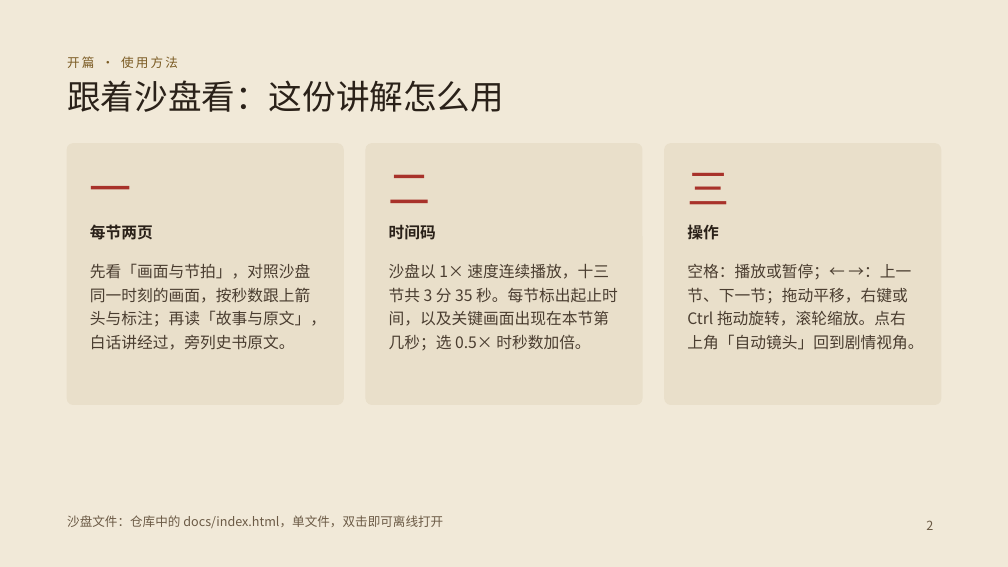
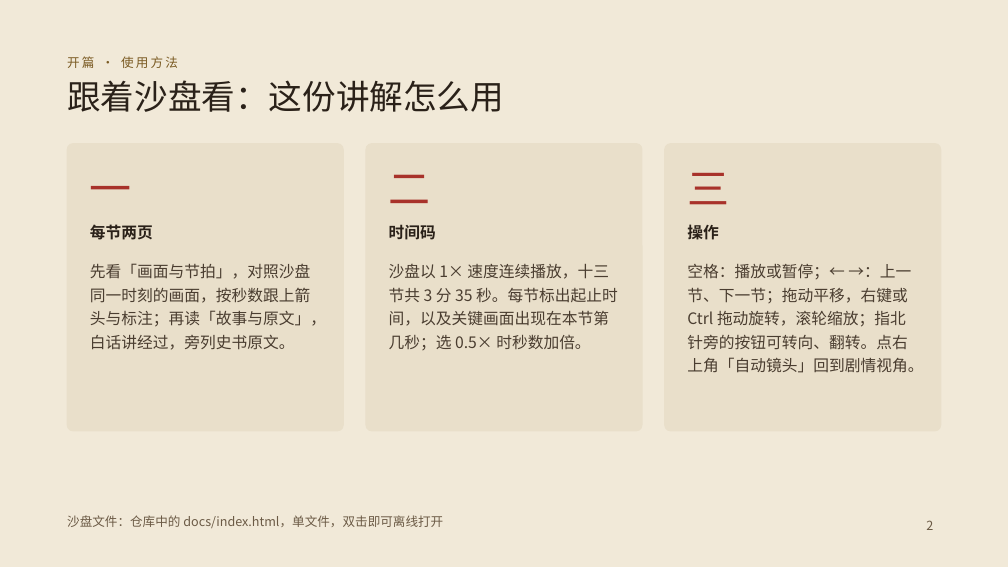
Before and after one commit to gaolinshencn-lab/Feishui_zhizhan, a slide deck: slide 2 of docs/feishui-guide.pptx. Drawn at 1008x567 pixels with LibreOffice and Linux fonts; fonts in the diff are those of the drawing. Boxes give left, top, right and bottom in pixels: in the first picture for what was removed or moved away, otherwise in the second. Text is boxed around its words. In the diff, an @@ line names an element or a change of style, - is before the commit and + after.

```diff
--- a/docs/feishui-guide.pptx
+++ b/docs/feishui-guide.pptx
@@ rounded rectangle: place and size @@
-rounded rectangle at bbox=[665, 144, 941, 405]
+rounded rectangle at bbox=[665, 144, 941, 431]
@@ rounded rectangle at bbox=[665, 144, 941, 431]: proportions changed @@
@@ text at bbox=[687, 264, 923, 373]: text changed @@
-空格：播放或暂停；← →：上一节、下一节；拖动平移，右键或 Ctrl 拖动旋转，滚轮缩放。点右上角「自动镜头」回到剧情视角。
+空格：播放或暂停；← →：上一节、下一节；拖动平移，右键或 Ctrl 拖动旋转，滚轮缩放；指北针旁的按钮可转向、翻转。点右上角「自动镜头」回到剧情视角。
```
Also in this commit, not shown: 6 other files.
